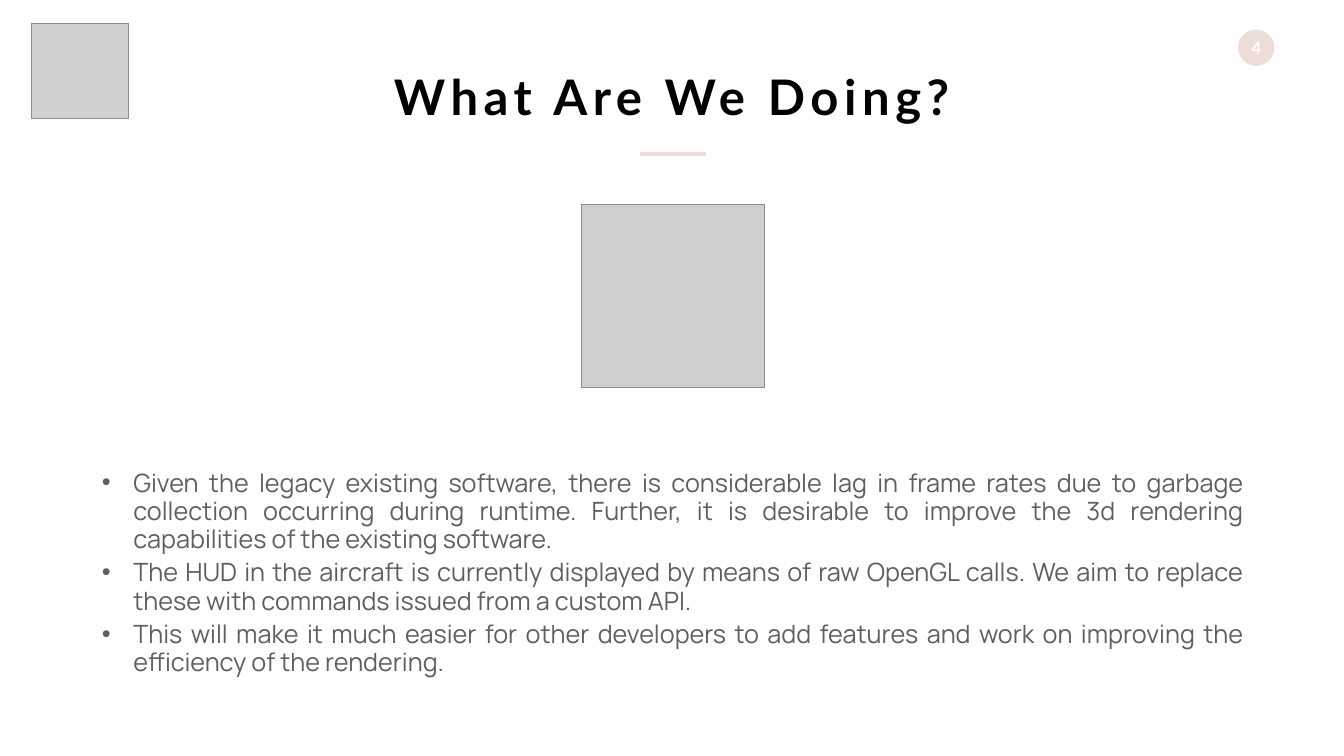
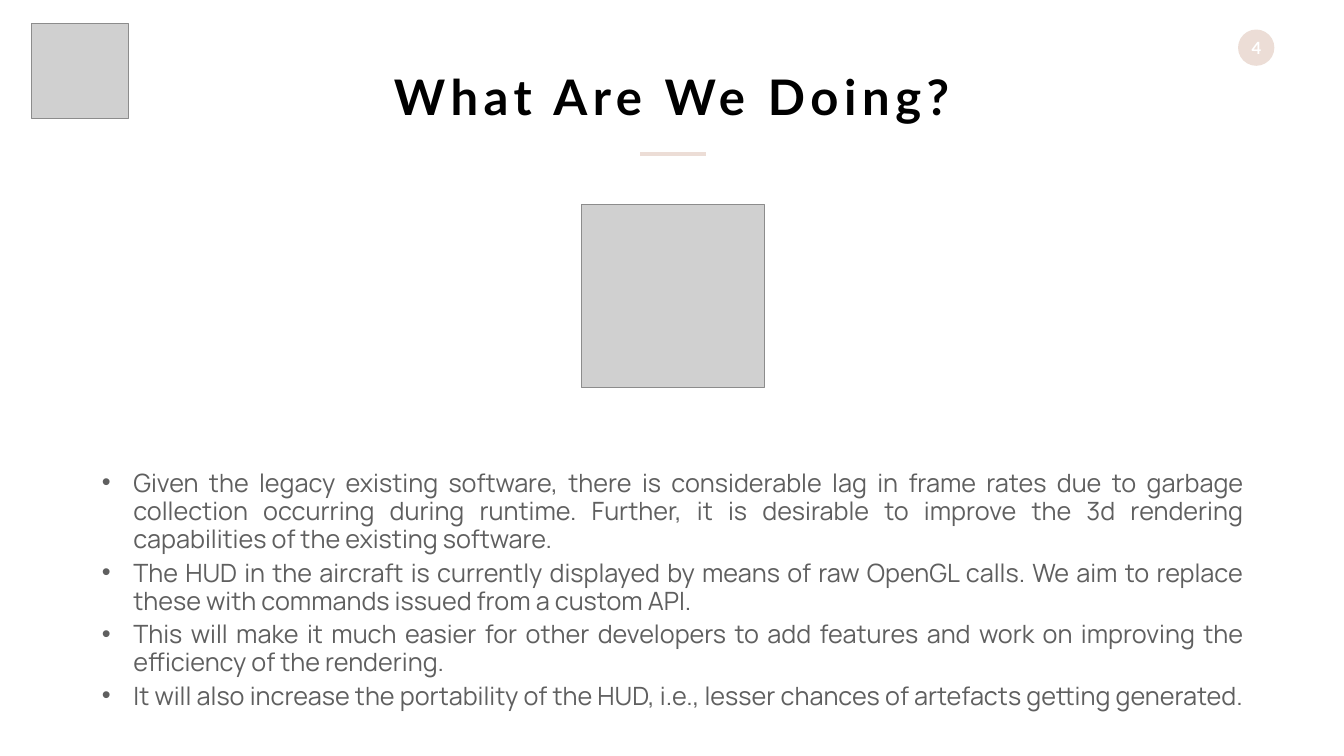
Before and after one commit to benkenobi007/CHIS-Documents, a slide deck: slide 4 of SE Lab/OS-FG.pptx. Drawn at 1344x756 pixels with LibreOffice and Linux fonts; fonts in the diff are those of the drawing; grey boxes stand for pictures. Boxes give left, top, right and bottom in pixels: in the first picture for what was removed or moved away, otherwise in the second. Text is boxed around its words. In the diff, an @@ line names an element or a change of style, - is before the commit and + after.

Commit message:
PPT Completed

```diff
--- a/SE Lab/OS-FG.pptx
+++ b/SE Lab/OS-FG.pptx
@@ text at [133,686,1243,711]: paragraph added @@
+• It will also increase the portability of the HUD, i.e., lesser chances of artefacts getting generated.
```
Also in this commit, not shown: 2 other slides changed, 5 slides added, 3 slides removed, 3 other files.
